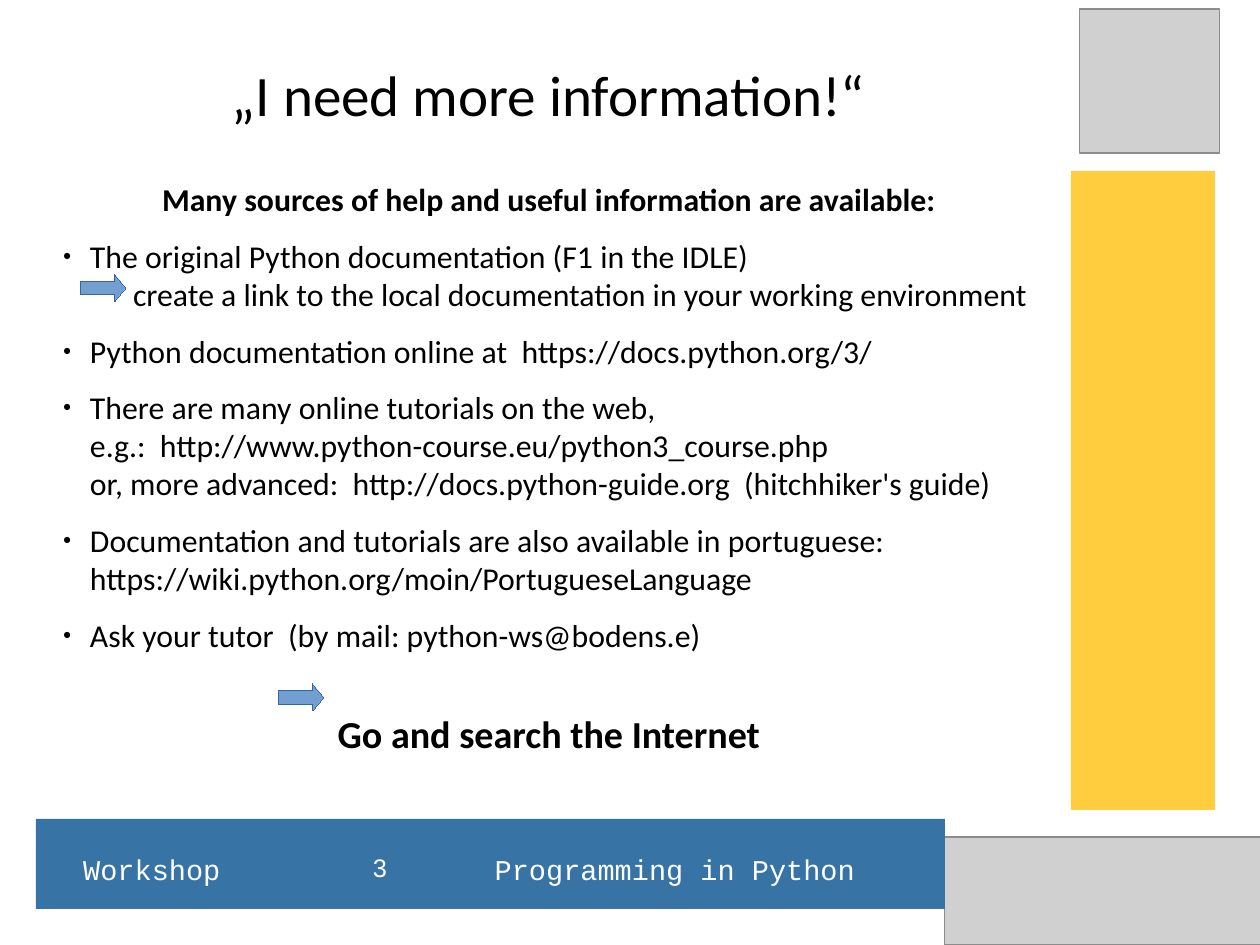
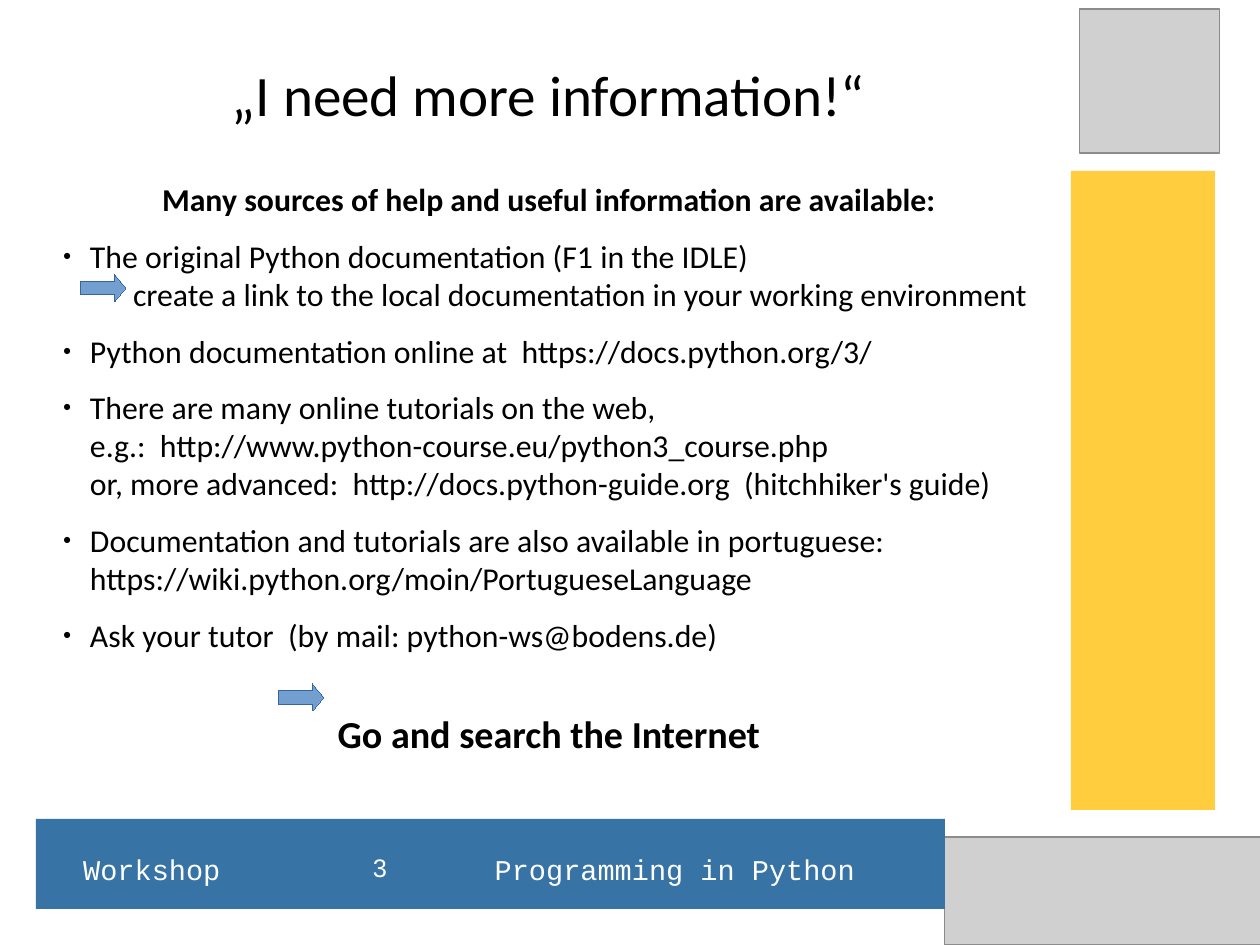
Before and after one commit to hans-boden/pyws-fablab-lisbon, a slide deck: slide 3 of resources/python_ws_2016Q1.odp. Drawn at 1260x945 pixels with LibreOffice and Linux fonts; fonts in the diff are those of the drawing; grey boxes stand for pictures. Boxes give left, top, right and bottom in pixels: in the first picture for what was removed or moved away, otherwise in the second. Text is boxed around its words. In the diff, an @@ line names an element or a change of style, - is before the commit and + after.

Commit message:
Added resources and scrips, updated the presentation file(.odp)
New ressources: Shell Command file 01 and the shell output 01 for the basic python commands
New Script: eval_loop.py  - read and interpret a shell command file and write the results to stdout

```diff
--- a/resources/python_ws_2016Q1.odp
+++ b/resources/python_ws_2016Q1.odp
@@ subtitle at [90, 624, 717, 652]: text changed @@
-● Ask your tutor (by mail: python-ws@bodens.e)
+● Ask your tutor (by mail: python-ws@bodens.de)
```
Also in this commit, not shown: 7 slides added, 3 other files.
